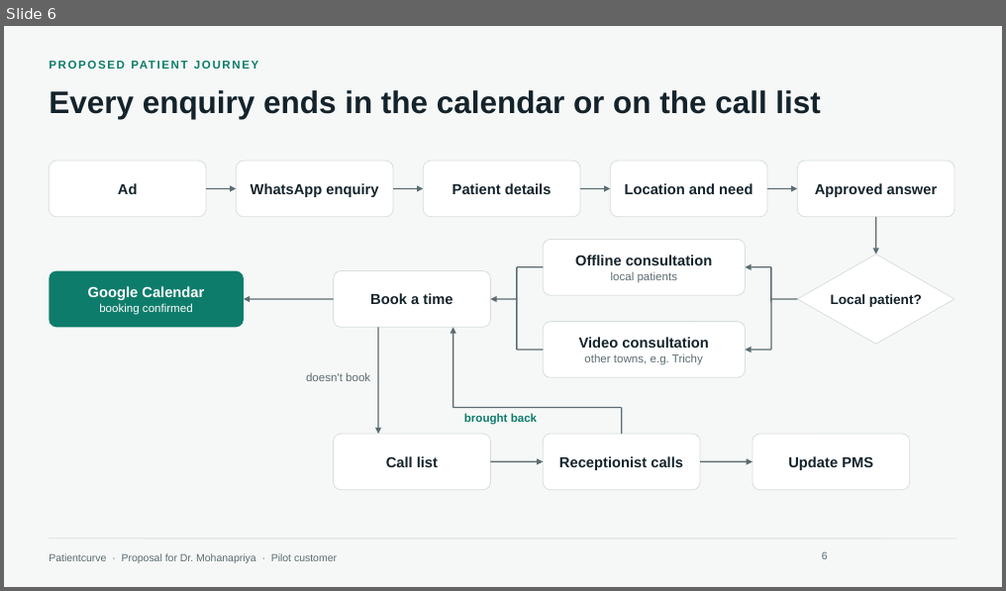
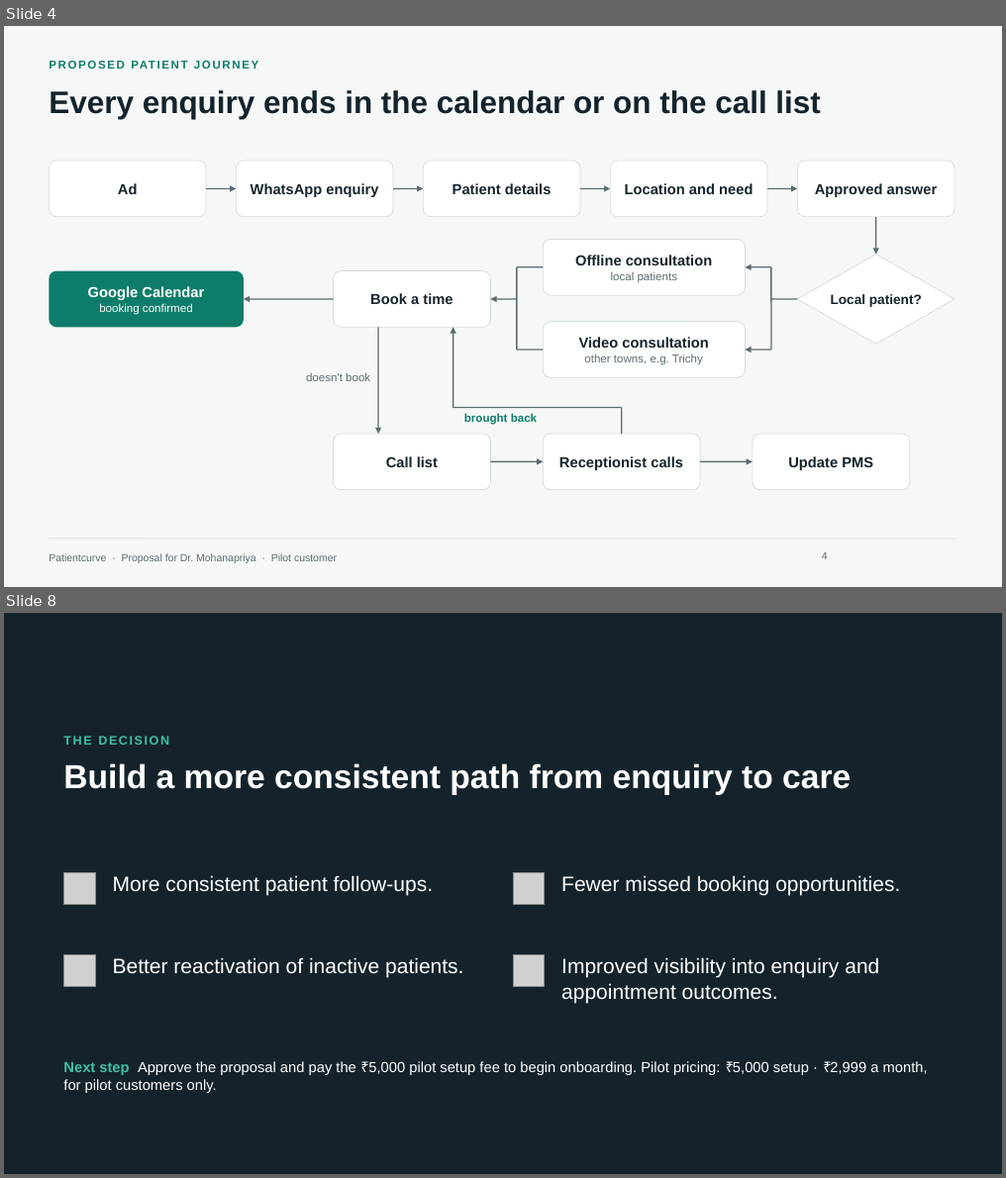
Before and after one commit to HARRISHG/staff-chat-flow, a slide deck: Patientcurve-Proposal-Dr-Mohanapriya.pptx. Shown one above the other, each under a label of ours: slide 6 before the commit, slides 4 and 8 after it; the slides between them are not shown. The pictures are 1006x591 and 1006x1178 pixels, drawn with LibreOffice and Linux fonts; fonts in the diff are those of the drawing; grey boxes stand for pictures; background and template pictures are left out. Boxes give left, top, right and bottom in pixels: in the first picture for what was removed or moved away, otherwise in the second. Text is boxed around its words. In the diff, an @@ line names an element or a change of style, - is before the commit and + after.

```diff
--- a/Patientcurve-Proposal-Dr-Mohanapriya.pptx
+++ b/Patientcurve-Proposal-Dr-Mohanapriya.pptx
@@ slide 8 added at (x1=4, y1=613, x2=1002, y2=1174), background #14232B @@
@@ text added at (x1=63, y1=736, x2=169, y2=745), 12 pt, text #3FC0A6, bold @@
+THE DECISION
@@ title added at (x1=63, y1=763, x2=850, y2=795), 32 pt, text #FFFFFF, bold @@
+Build a more consistent path from enquiry to care
@@ picture added at (x1=63, y1=872, x2=95, y2=904) @@
@@ text added at (x1=113, y1=875, x2=433, y2=896), 20 pt, text #FFFFFF @@
+More consistent patient follow-ups.
@@ picture added at (x1=513, y1=872, x2=545, y2=904) @@
@@ text added at (x1=561, y1=875, x2=900, y2=896), 20 pt, text #FFFFFF @@
+Fewer missed booking opportunities.
@@ picture added at (x1=63, y1=956, x2=95, y2=986) @@
@@ text added at (x1=113, y1=958, x2=463, y2=978), 20 pt, text #FFFFFF @@
+Better reactivation of inactive patients.
@@ picture added at (x1=513, y1=956, x2=545, y2=986) @@
@@ text added at (x1=561, y1=958, x2=879, y2=1003), 20 pt, text #FFFFFF @@
+Improved visibility into enquiry and appointment outcomes.
@@ text added at (x1=63, y1=1061, x2=928, y2=1093), 14 pt, text #FFFFFF @@
+Next step Approve the proposal and pay the ₹5,000 pilot setup fee to begin onboarding. Pilot pricing: ₹5,000 setup · ₹2,999 a month, for pilot customers only.
@@ what was slide 6 is now slide 4 @@
@@ page number at (x1=822, y1=553, x2=828, y2=560): text changed @@
-6
+4
```
Also in this commit, not shown: 2 slides changed, 2 other slides added, 10 slides removed, 1 other file.
